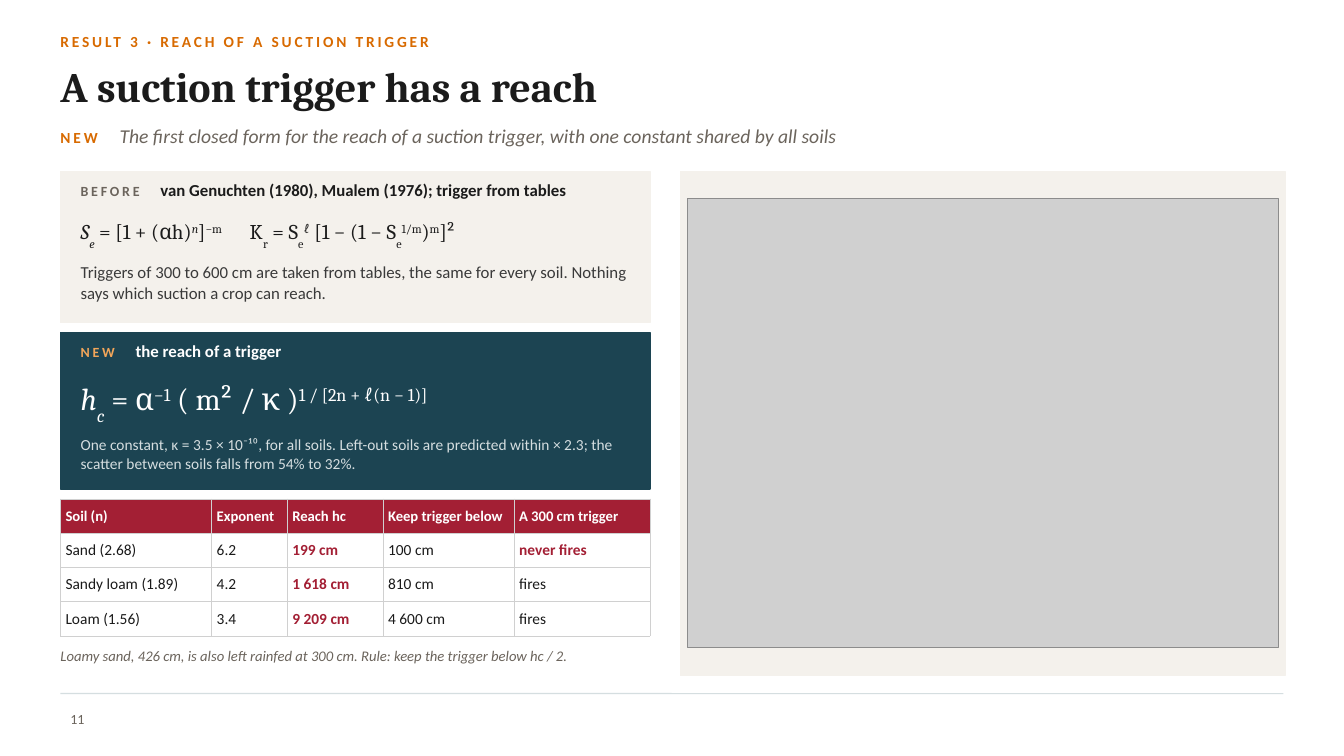
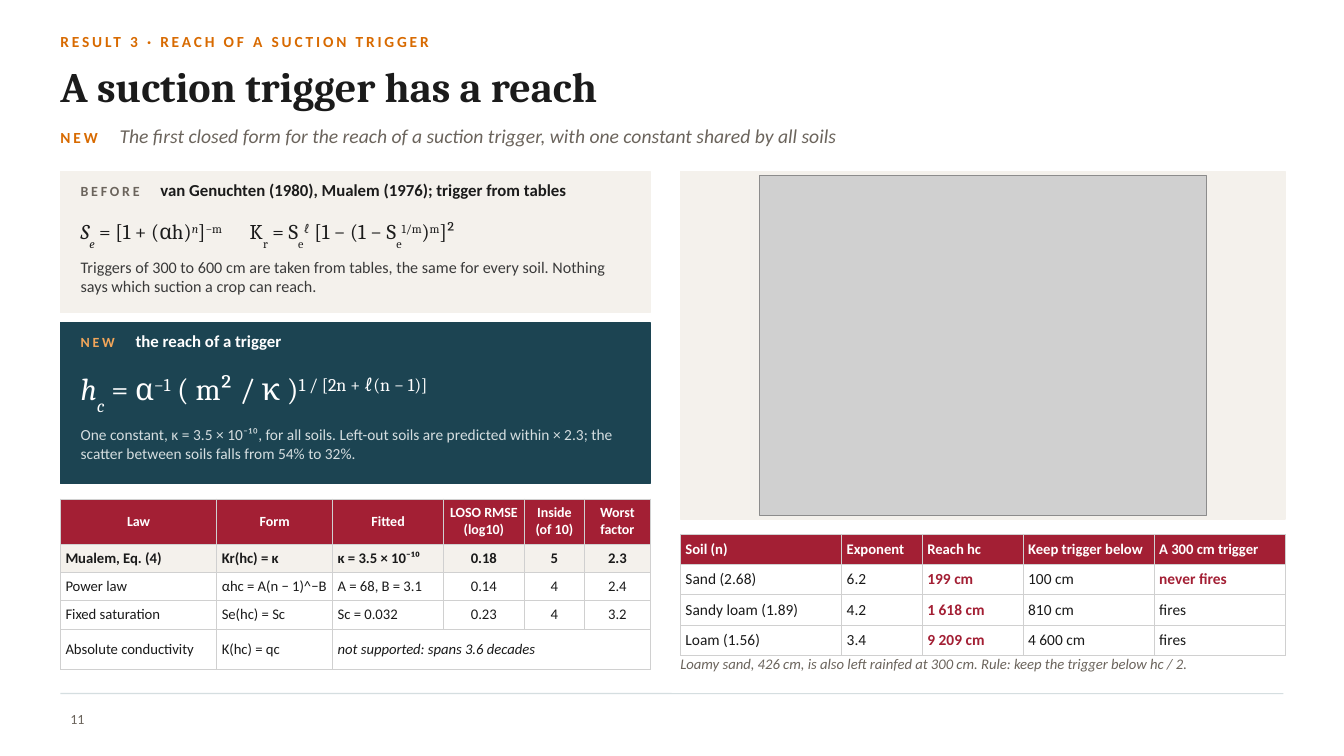
Before and after one commit to halilunaziru73-creator/Coupled-Water-Fluxes-Pore-Scale-Dynamics-Precision-Irrigation-Mulching-Feedback-Loops, a slide deck: slide 11 of Manuscripts/pdf/Supplementary/SWAFL_Presentation.pptx. Drawn at 1344x756 pixels with LibreOffice and Linux fonts; fonts in the diff are those of the drawing; grey boxes stand for pictures; background and template pictures are left out. Boxes give left, top, right and bottom in pixels: in the first picture for what was removed or moved away, otherwise in the second. Text is boxed around its words. In the diff, an @@ line names an element or a change of style, - is before the commit and + after.

Commit message:
Presentation: closed-form comparison table on the reach slide, calculation methods on the memory slide

```diff
--- a/Manuscripts/pdf/Supplementary/SWAFL_Presentation.pptx
+++ b/Manuscripts/pdf/Supplementary/SWAFL_Presentation.pptx
@@ rectangle: place and size @@
-rectangle at box(60, 171, 650, 323)
+rectangle at box(60, 171, 650, 313)
@@ rectangle: place and size @@
-rectangle at box(681, 171, 1286, 676)
+rectangle at box(681, 171, 1286, 519)
@@ picture: place and size @@
-picture at box(688, 199, 1278, 648)
+picture at box(759, 175, 1206, 515)
@@ text "Triggers of 300 to 600 ..." at box(81, 262, 605, 295): size 12 to 11.5 pt @@
@@ rectangle: place and size @@
-rectangle at box(60, 333, 650, 489)
+rectangle at box(60, 323, 650, 484)
@@ text "NEW the reach of a ..." rewrapped from box(81, 345, 281, 360) to box(136, 335, 281, 350) @@
@@ text "hc = α−1 ( m² ...": place and size @@
-text "hc = α−1 ( m² ..." at box(135, 385, 428, 411)
+text "hc = α−1 ( m² ..." at box(135, 375, 428, 401)
@@ text "One constant, κ = 3.5 ...": place and size @@
-text "One constant, κ = 3.5 ..." at box(81, 438, 612, 469)
+text "One constant, κ = 3.5 ..." at box(81, 428, 612, 459)
@@ table at box(60, 499, 650, 661) @@
-Soil (n) | Exponent | Reach hc | Keep trigger below | A 300 cm trigger
-Sand (2.68) | 6.2 | 199 cm | 100 cm | never fires
-Sandy loam (1.89) | 4.2 | 1 618 cm | 810 cm | fires
-Loam (1.56) | 3.4 | 9 209 cm | 4 600 cm | fires
+Law | Form | Fitted | LOSO RMSE (log10) | Inside (of 10) | Worst factor
+Mualem, Eq. (4) | Kr(hc) = κ | κ = 3.5 × 10⁻¹⁰ | 0.18 | 5 | 2.3
+Power law | αhc = A(n − 1)^−B | A = 68, B = 3.1 | 0.14 | 4 | 2.4
+Fixed saturation | Se(hc) = Sc | Sc = 0.032 | 0.23 | 4 | 3.2
+Absolute conductivity | K(hc) = qc | not supported: spans 3.6 decades |  |  | 
@@ table added at box(681, 534, 1286, 651), 4 rows, 5 columns @@
+Soil (n) | Exponent | Reach hc | Keep trigger below | A 300 cm trigger
+Sand (2.68) | 6.2 | 199 cm | 100 cm | never fires
+Sandy loam (1.89) | 4.2 | 1 618 cm | 810 cm | fires
+Loam (1.56) | 3.4 | 9 209 cm | 4 600 cm | fires
@@ text "Loamy sand, 426 cm, is ...": place and size @@
-text "Loamy sand, 426 cm, is ..." at box(60, 651, 567, 664)
+text "Loamy sand, 426 cm, is ..." at box(680, 659, 1187, 672)
```
Also in this commit, not shown: 1 other slide changed.
